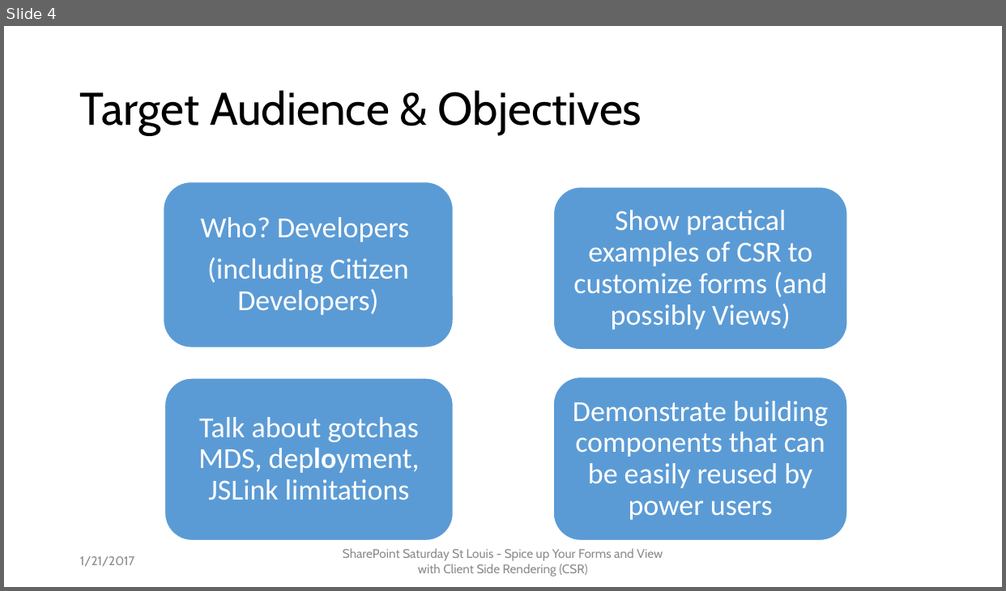
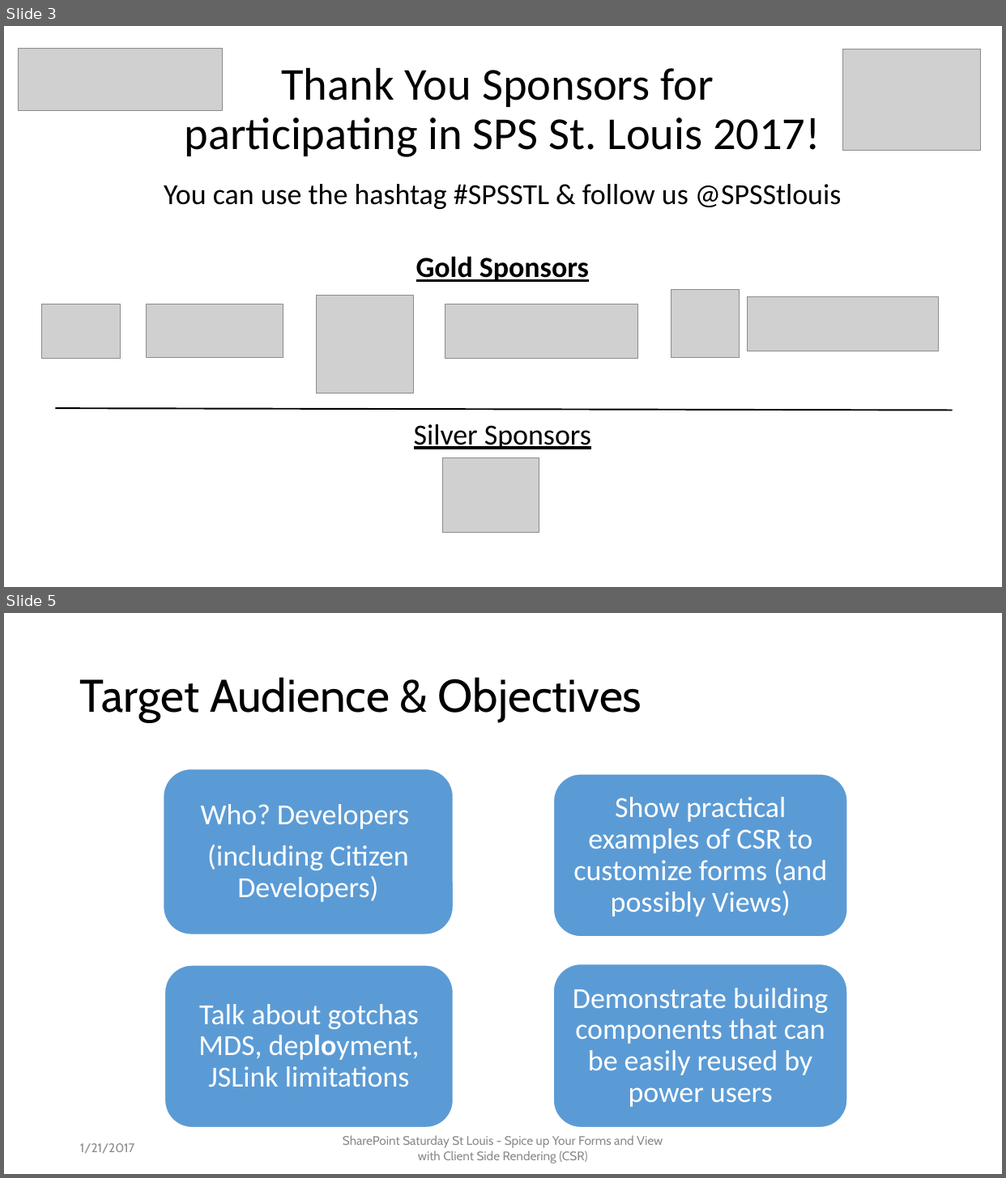
Before and after one commit to mcsheaj/CSRDemos, a slide deck: SPSSTL_CSR.pptx. Shown one above the other, each under a label of ours: slide 4 before the commit, slides 3 and 5 after it; the slides between them are not shown. The pictures are 1006x591 and 1006x1178 pixels, drawn with LibreOffice and Linux fonts; fonts in the diff are those of the drawing; grey boxes stand for pictures. Boxes give left, top, right and bottom in pixels: in the first picture for what was removed or moved away, otherwise in the second. Text is boxed around its words. In the diff, an @@ line names an element or a change of style, - is before the commit and + after.

Commit message:
spsstl

```diff
--- a/SPSSTL_CSR.pptx
+++ b/SPSSTL_CSR.pptx
@@ slide 3 added at [4, 26, 1002, 587], background #FFFFFF @@
@@ picture added at [19, 49, 222, 110] @@
@@ picture added at [842, 49, 981, 149] @@
@@ title added at [184, 67, 820, 157], 44 pt, text #000000 @@
+Thank You Sponsors for
+participating in SPS St. Louis 2017!
@@ text added at [164, 184, 841, 450], 28 pt, text #000000 @@
+You can use the hashtag #SPSSTL & follow us @SPSStlouis
+Gold Sponsors
+Silver Sponsors
@@ picture added at [671, 289, 739, 357] @@
@@ picture added at [42, 305, 121, 358] @@
@@ picture added at [147, 305, 283, 358] @@
@@ picture added at [316, 296, 414, 393] @@
@@ picture added at [445, 304, 638, 358] @@
@@ picture added at [747, 297, 938, 351] @@
@@ line added from (56, 408) to (953, 411), #000000 1.5 pt @@
@@ picture added at [443, 458, 539, 533] @@
@@ what was slide 4 is now slide 5 @@
```
Also in this commit, not shown: 7 slides changed, 2 other slides added, 1 other file.
